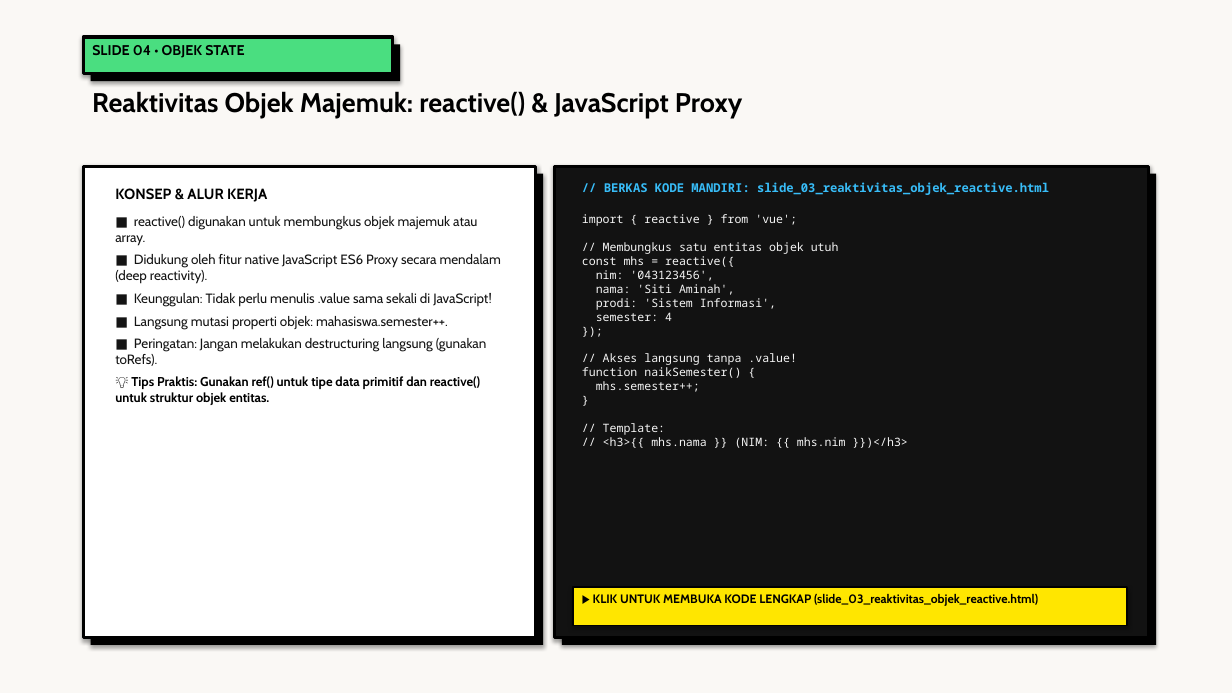
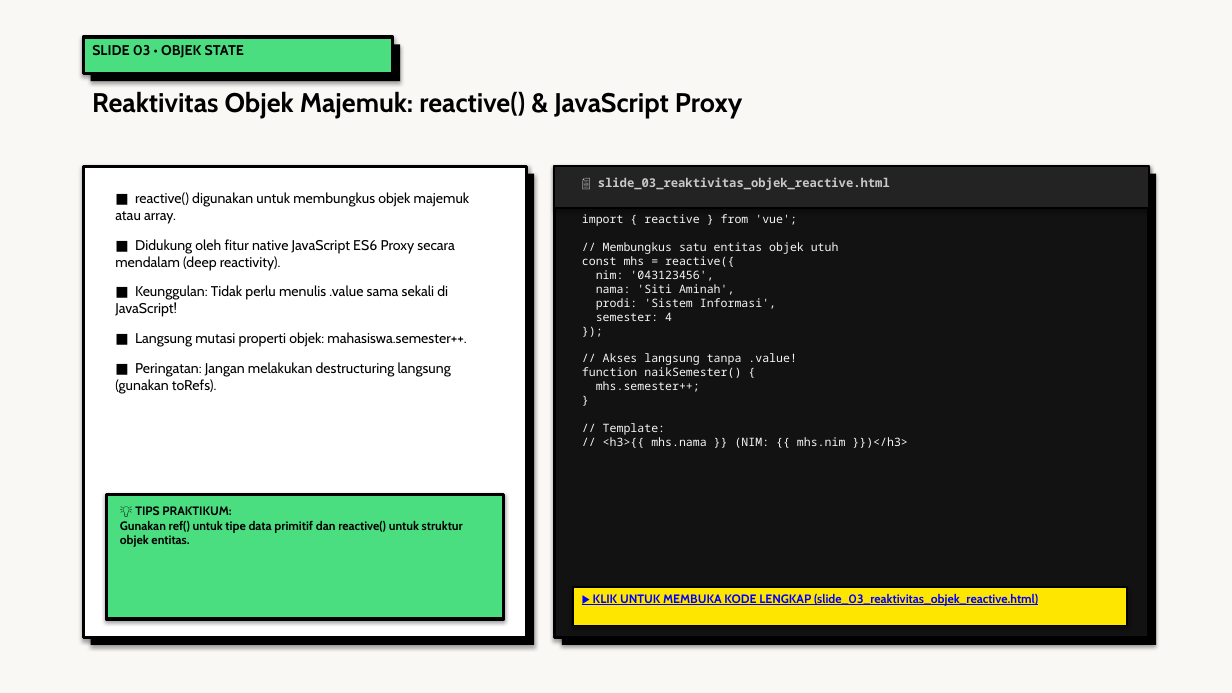
Before and after one commit to antonprafanto/tuweb_mobile2025, a slide deck: slide 3 of slide_presentasi/SESI_02_Frontend_Modern_Vue.pptx (slide 4 before the commit). Drawn at 1232x693 pixels with LibreOffice and Linux fonts; fonts in the diff are those of the drawing. Boxes give left, top, right and bottom in pixels: in the first picture for what was removed or moved away, otherwise in the second. Text is boxed around its words. In the diff, an @@ line names an element or a change of style, - is before the commit and + after.

Commit message:
feat(sesi-02): audit tuntas 18 file html ramah awam diagram svg pptx neobrutalism dan naskah mermaid

```diff
--- a/slide_presentasi/SESI_02_Frontend_Modern_Vue.pptx
+++ b/slide_presentasi/SESI_02_Frontend_Modern_Vue.pptx
@@ text at bbox=[92, 45, 244, 58]: text changed @@
-SLIDE 04 • OBJEK STATE
+SLIDE 03 • OBJEK STATE
@@ rectangle: place and size @@
-rectangle at bbox=[83, 166, 536, 638]
+rectangle at bbox=[83, 166, 527, 638]
@@ rectangle: place and size @@
-rectangle at bbox=[91, 174, 543, 645]
+rectangle at bbox=[91, 174, 534, 645]
@@ rectangle added at bbox=[555, 166, 1149, 208], fill #232323, outline #000000 1.5 pt @@
@@ text at bbox=[598, 177, 890, 190]: text changed; text colour #38BDF8 to #C8C8C8 @@
-// BERKAS KODE MANDIRI: slide_03_reaktivitas_objek_reactive.html
+📄 slide_03_reaktivitas_objek_reactive.html
@@ text "■ reactive() digunakan untuk membungkus ..." at bbox=[115, 192, 470, 394]: size 10.5 to 11 pt, text colour #141414 to #000000; more space between paragraphs @@
@@ text at bbox=[115, 188, 267, 202]: paragraph removed @@
-KONSEP & ALUR KERJA
@@ text at bbox=[115, 376, 480, 405]: paragraph removed @@
-💡 Tips Praktis: Gunakan ref() untuk tipe data primitif dan reactive() untuk struktur objek entitas.
@@ rectangle added at bbox=[106, 494, 504, 619], fill #4ADE80, outline #000000 2.5 pt @@
@@ text added at bbox=[120, 506, 463, 547], 9.5 pt, text #000000, bold @@
+💡 TIPS PRAKTIKUM:
+Gunakan ref() untuk tipe data primitif dan reactive() untuk struktur objek entitas.
@@ text "▶ KLIK UNTUK MEMBUKA KODE ..." at bbox=[593, 594, 1038, 606]: text colour #000000 to #0000FF, underline on @@
```
Also in this commit, not shown: 15 other slides changed, 2 slides added, 2 slides removed, 21 other files.
